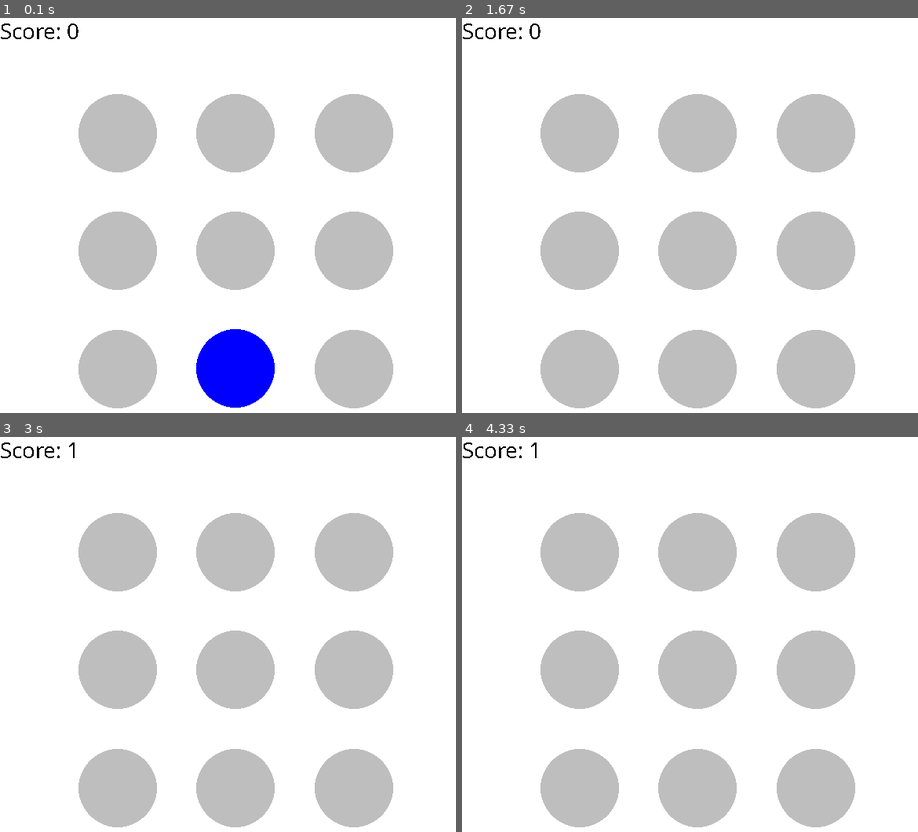
Above: before the commit, frames 1-4 (two rows, left to right).
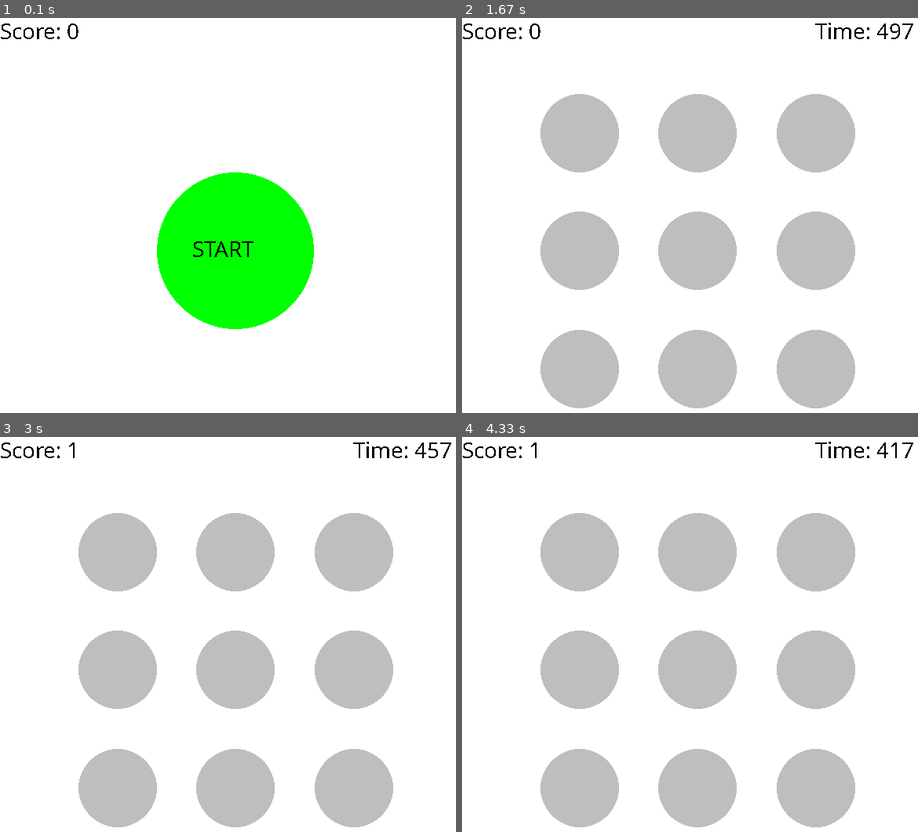
Above: after the commit, the same moments.

Repository: Sobble816/Classwork
Game: pygame game, started from PygameWorks/minigame.py
Same seed, same stepped clock (60 frames per second), same inputs: the game is played once before the commit and once after it.
Inputs (mouse positions are in pixels of both pictures, inside the frame that each line leads up to):
- Up to frame 1 (0.1 s): no input
- Up to frame 2 (1.67 s): click (699, 251) at 0.38 s; click (699, 282) at 0.72 s; click (753, 290) at 1.55 s
- Up to frame 3 (3 s): click (214, 792) at 2.38 s
- Up to frame 4 (4.33 s): no input

The runs differ from the first frame. In frame 1, 32% of the frame differs, in the area x 17-87%, y 19-99%; in frame 2, 0.2%; in frame 3, 0.2%; in frame 4, 0.2%.

Commit message:
Update minigame.py

Diff:
--- a/PygameWorks/minigame.py
+++ b/PygameWorks/minigame.py
@@ -20,11 +20,19 @@
 # -------------------
 # Initialize global variables
 
-frame_count = 0
+#start button
+start_x = 300
+start_y = 300
+start_radius = 100
 
 
+game = 0
+
+frame_count = 0
 score = 0
-score_font = pygame.font.SysFont("Comic Sans MS", 30)
+timer = 500
+
+font = pygame.font.SysFont("Comic Sans MS", 30)
 
 
 circle_radius = 50
@@ -49,63 +57,92 @@
         elif event.type == MOUSEBUTTONDOWN:
 
             mouse_x, mouse_y = event.pos
-            a = target_x - mouse_x
-            b = target_y - mouse_y
+
+        #start button
+            a = start_x - mouse_x
+            b = start_y - mouse_y
             distance = math.sqrt(a**2 + b**2)
-            if distance < circle_radius:
+            if distance < start_radius:
+                game = 1
+                score = 0
+                timer = 500
+
+        #target
+            target_A = target_x - mouse_x
+            target_B = target_y - mouse_y
+            target_distance = math.sqrt(target_A**2 + target_B**2)
+            if target_distance < circle_radius:
                 score += 1
                 frame_count = 0
                 target_x = random.randrange(0, 600)
                 target_y = random.randrange(0, 600)
 
 
-    #target 1 boundery
-    if target_x <= 150:
-        target_x = 150
-    elif  target_x <= 300:
-        target_x = 300
-    else:
-        target_x = 450
+    if game == 1:
 
-    if target_y <= 150:
-        target_y = 150
-    elif target_y <= 300:
-        target_y = 300
-    else:
-        target_y = 450
+    #target boundery
+        if target_x <= 150:
+            target_x = 150
+        elif  target_x <= 300:
+            target_x = 300
+        else:
+            target_x = 450
+
+        if target_y <= 150:
+            target_y = 150
+        elif target_y <= 300:
+            target_y = 300
+        else:
+            target_y = 450
 
 
-    frame_count += 1
+        frame_count += 1
+        timer -= 1
 
+    #drawing board
+        screen.fill("white")
+        #collum 1
+        pygame.draw.circle(screen, "grey", (WIDTH/2, HEIGHT/2), circle_radius)
+        pygame.draw.circle(screen, "grey", (WIDTH/2, HEIGHT/4), circle_radius)
+        pygame.draw.circle(screen, "grey", (WIDTH/2, HEIGHT/1.33), circle_radius)
 
+        #collum 2
+        pygame.draw.circle(screen, "grey", (WIDTH/4, HEIGHT/2), circle_radius)
+        pygame.draw.circle(screen, "grey", (WIDTH/4, HEIGHT/4), circle_radius)
+        pygame.draw.circle(screen, "grey", (WIDTH/4, HEIGHT/1.33), circle_radius)
 
-    screen.fill("white")
-    #collum 1
-    pygame.draw.circle(screen, "grey", (WIDTH/2, HEIGHT/2), circle_radius)
-    pygame.draw.circle(screen, "grey", (WIDTH/2, HEIGHT/4), circle_radius)
-    pygame.draw.circle(screen, "grey", (WIDTH/2, HEIGHT/1.33), circle_radius)
-
-    #collum 2
-    pygame.draw.circle(screen, "grey", (WIDTH/4, HEIGHT/2), circle_radius)
-    pygame.draw.circle(screen, "grey", (WIDTH/4, HEIGHT/4), circle_radius)
-    pygame.draw.circle(screen, "grey", (WIDTH/4, HEIGHT/1.33), circle_radius)
-
-    #collum 3
-    pygame.draw.circle(screen, "grey", (WIDTH/1.33, HEIGHT/2), circle_radius)
-    pygame.draw.circle(screen, "grey", (WIDTH/1.33, HEIGHT/4), circle_radius)
-    pygame.draw.circle(screen, "grey", (WIDTH/1.33, HEIGHT/1.33), circle_radius)
+        #collum 3
+        pygame.draw.circle(screen, "grey", (WIDTH/1.33, HEIGHT/2), circle_radius)
+        pygame.draw.circle(screen, "grey", (WIDTH/1.33, HEIGHT/4), circle_radius)
+        pygame.draw.circle(screen, "grey", (WIDTH/1.33, HEIGHT/1.33), circle_radius)
 
 
 
     #drawing targets
-    if frame_count < 15:
-        pygame.draw.circle(screen, "blue", (target_x, target_y), circle_radius)
+        if frame_count < 15:
+            pygame.draw.circle(screen, "blue", (target_x, target_y), circle_radius)
 
 
 
-    score_text = score_font.render(f"Score: {score}", False, (0, 0, 0))
-    screen.blit(score_text, (0,0))
+        score_text = font.render(f"Score: {score}", False, (0, 0, 0))
+        screen.blit(score_text, (0,0))
 
+        timer_text = font.render(f"Time: {timer}", False, (0, 0, 0))
+        screen.blit(timer_text, (450,0))
+
+        if timer == 0:
+            game = 0
+
+    else:
+    #start screen
+        screen.fill("white")
+
+        score_text = font.render(f"Score: {score}", False, (0, 0, 0))
+        screen.blit(score_text, (0,0))
+
+        pygame.draw.circle(screen, "green", (start_x, start_y), start_radius)
+        button_text = font.render("START", False, (0, 0, 0))
+        screen.blit(button_text, (245, 278))
 
 
     pygame.display.flip()
